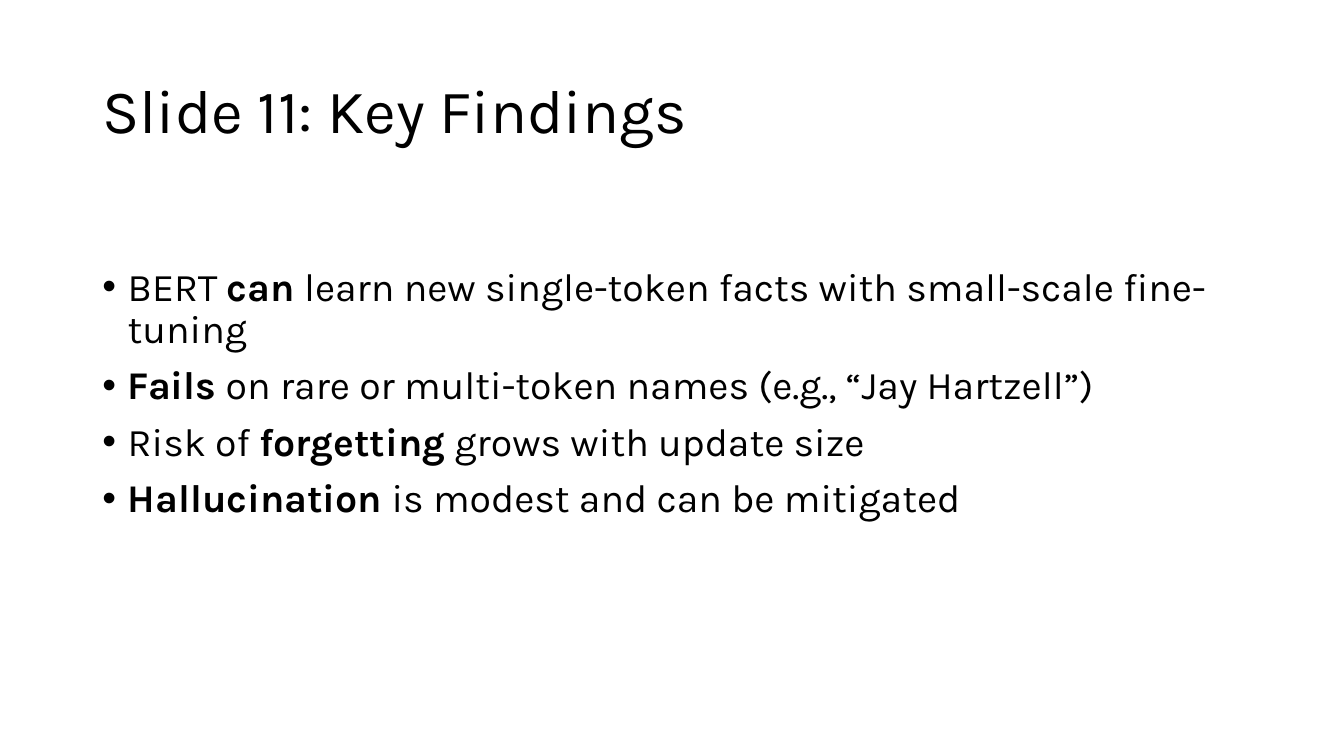
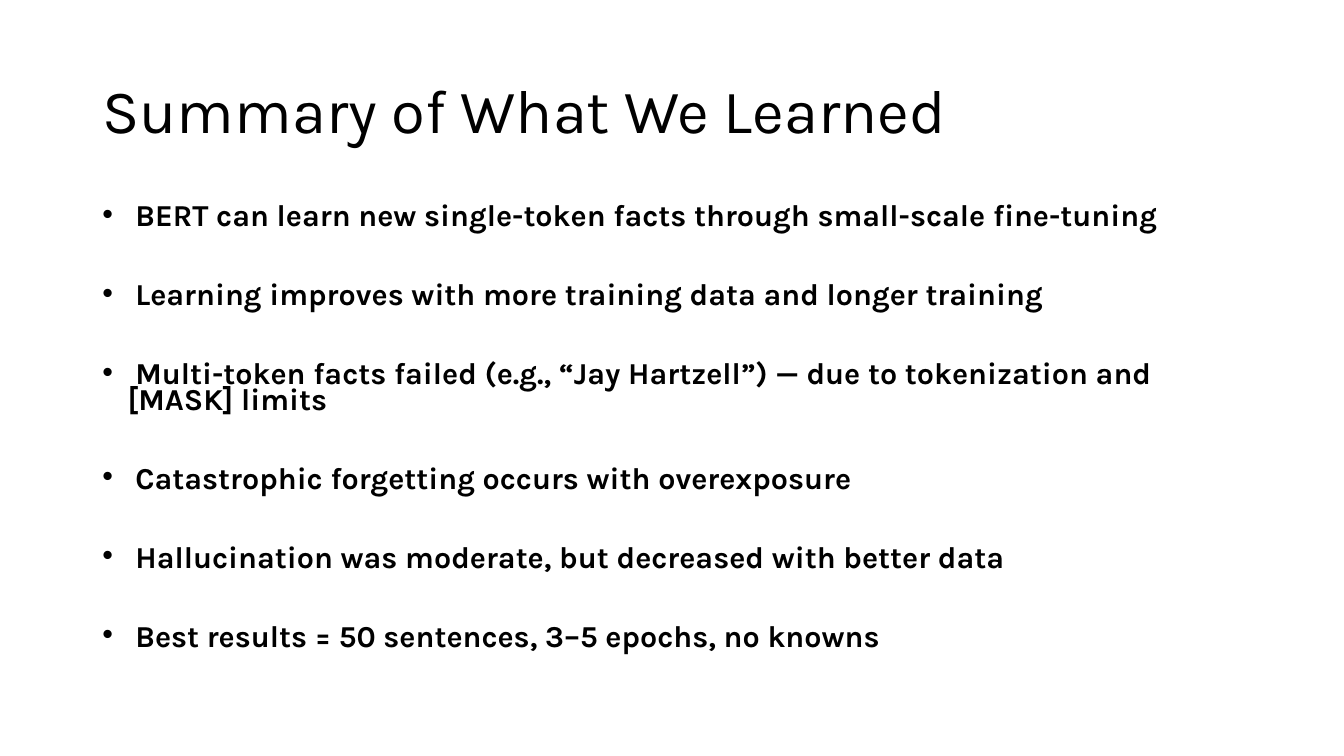
Before and after one commit to b1akp1astik/bert-fact-injection, a slide deck: slide 14 of presentation/Presentation.pptx (slide 11 before the commit). Drawn at 1344x756 pixels with LibreOffice and Linux fonts; fonts in the diff are those of the drawing. Boxes give left, top, right and bottom in pixels: in the first picture for what was removed or moved away, otherwise in the second. Text is boxed around its words. In the diff, an @@ line names an element or a change of style, - is before the commit and + after.

```diff
--- a/presentation/Presentation.pptx
+++ b/presentation/Presentation.pptx
@@ title at (x1=102, y1=90, x2=946, y2=148): text changed @@
-Slide 11: Key Findings
+Summary of What We Learned
@@ text at (x1=128, y1=204, x2=1157, y2=655): text changed; size 28 to 21.7 pt; bold on @@
-• BERT can learn new single-token facts with small-scale fine-tuning
-• Fails on rare or multi-token names (e.g., “Jay Hartzell”)
-• Risk of forgetting grows with update size
-• Hallucination is modest and can be mitigated
+• BERT can learn new single-token facts through small-scale fine-tuning
+• Learning improves with more training data and longer training
+• Multi-token facts failed (e.g., “Jay Hartzell”) — due to tokenization and [MASK] limits
+• Catastrophic forgetting occurs with overexposure
+• Hallucination was moderate, but decreased with better data
+• Best results = 50 sentences, 3–5 epochs, no knowns
```
Also in this commit, not shown: 12 other slides changed, 4 slides added, 1 slide removed, 9 other files.
